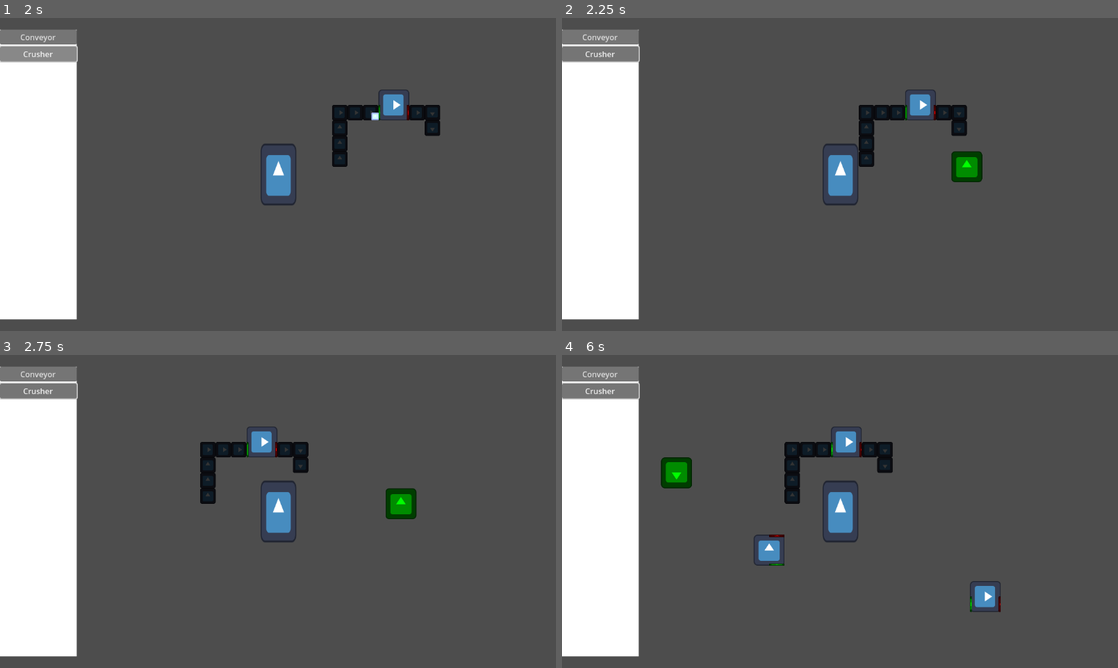
Above: before the commit, frames 1-4 (two rows, left to right).
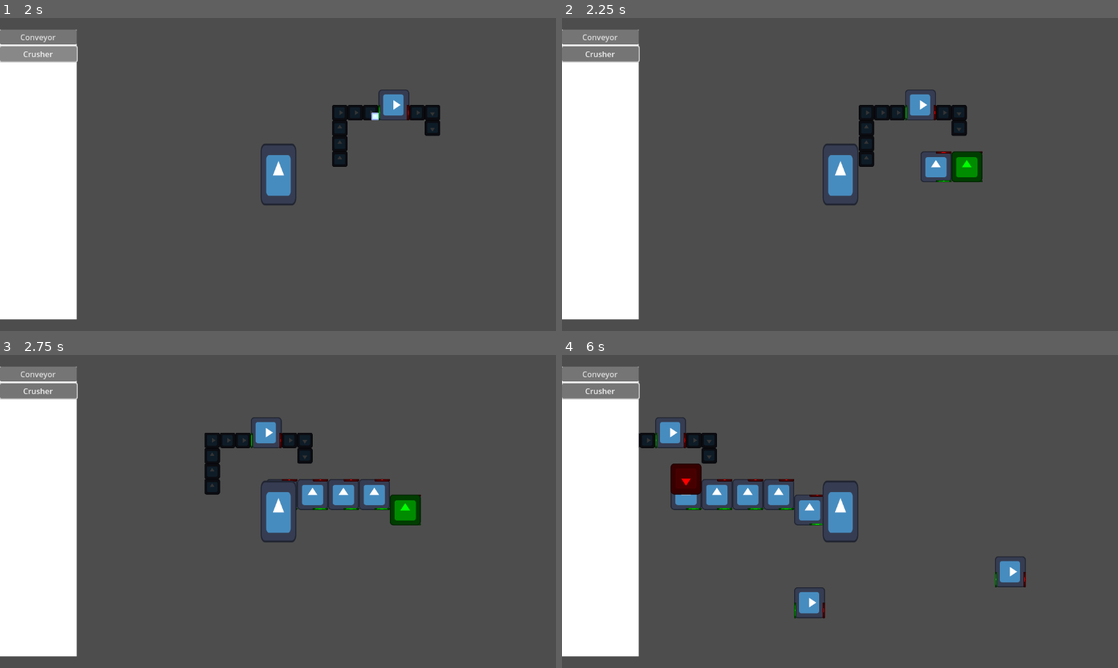
Above: after the commit, the same moments.

Repository: BenjaminWootten/UD-GDDC-space-exploration-jam
Game: Godot game, scene res://world.tscn
Two runs of this game, one before a commit and one after it. Both use one fixed random seed, a clock stepped at 60 frames per second and the inputs below. The engine's default icon, where the game draws it, is replaced by a stand-in: a white triangle on a blue panel in a dark square.
Inputs (mouse positions are in pixels of both pictures, inside the frame that each line leads up to):
- Up to frame 1 (2 s): click "Conveyor" at 0.5 s; click "Crusher" at 1.25 s
- Up to frame 2 (2.25 s): move the mouse to (962, 158) at 2.02 s; press the mouse at (962, 158) at 2.03 s; hold D (right) from 2.03 s (still down)
- Up to frame 3 (2.75 s): keep holding D (right)
- Up to frame 4 (6 s): move the mouse to (728, 527) at 2.77 s; release D (right) at 2.78 s; release the mouse at (728, 527) at 2.78 s; hold S (down) 2.78-3.53 s; click (728, 527) at 2.85 s; move the mouse to (895, 442) at 3.52 s; hold D (right) 3.53-4.28 s; hold R (rotate) 3.53-4.28 s; click (895, 442) at 3.8 s; move the mouse to (812, 574) at 4.27 s; hold W (up) 4.28-5.03 s; click (812, 574) at 4.35 s; move the mouse to (1006, 558) at 5.02 s; press the mouse at (1006, 558) at 5.03 s; hold A (left) from 5.03 s (still down); move the mouse to (673, 464) at 5.77 s; release the mouse at (673, 464) at 5.78 s; tap R (rotate) at 5.85 s

Frame 1 is identical in both runs. In frame 2, 0.4% of the frame differs, in the area x 64-76%, y 42-53%; in frame 3, 3.4%; in frame 4, 6.1%, in the area x 13-84%, y 20-85%.

Commit message:
dragging to place implemented

Diff:
--- a/UI/placement_preview.gd
+++ b/UI/placement_preview.gd
@@ -26,6 +26,15 @@
 		self.global_position = snapped(get_global_mouse_position(), Vector2(SNAP, SNAP))
 		position += Vector2(offset, offset)
 
+		if Input.is_action_pressed("left_click") and not colliding:
+			var placement = building_to_place.instantiate()
+			if building_to_place == conveyor_path:
+				conveyor_container.add_child(placement)
+			else:
+				building_container.add_child(placement)
+			placement.position = global_position
+			placement.rotation = global_rotation
+
 func placement_start(texture: CompressedTexture2D, hitbox: RectangleShape2D, newOffset: int, building: PackedScene):
 	placing = true
 	sprite.texture = texture
@@ -40,14 +49,6 @@
 
 func _input(event):
 	if placing:
-		if event.is_action_pressed("left_click") and not colliding:
-			var placement = building_to_place.instantiate()
-			if building_to_place == conveyor_path:
-				conveyor_container.add_child(placement)
-			else:
-				building_container.add_child(placement)
-			placement.position = global_position
-			placement.rotation = global_rotation
 		if event.is_action_pressed("quit_build"):
 			placement_end()
 		if event.is_action_pressed("rotate"):
